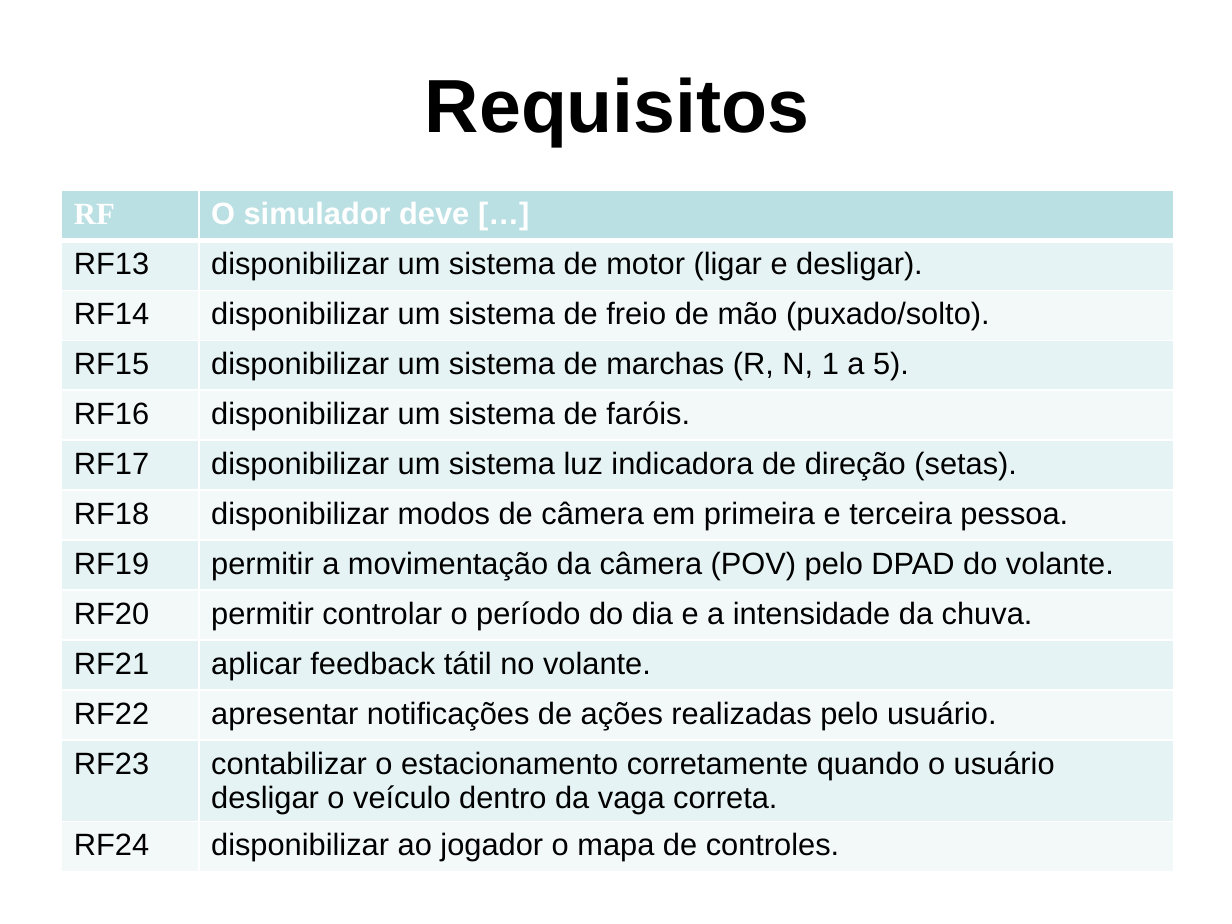
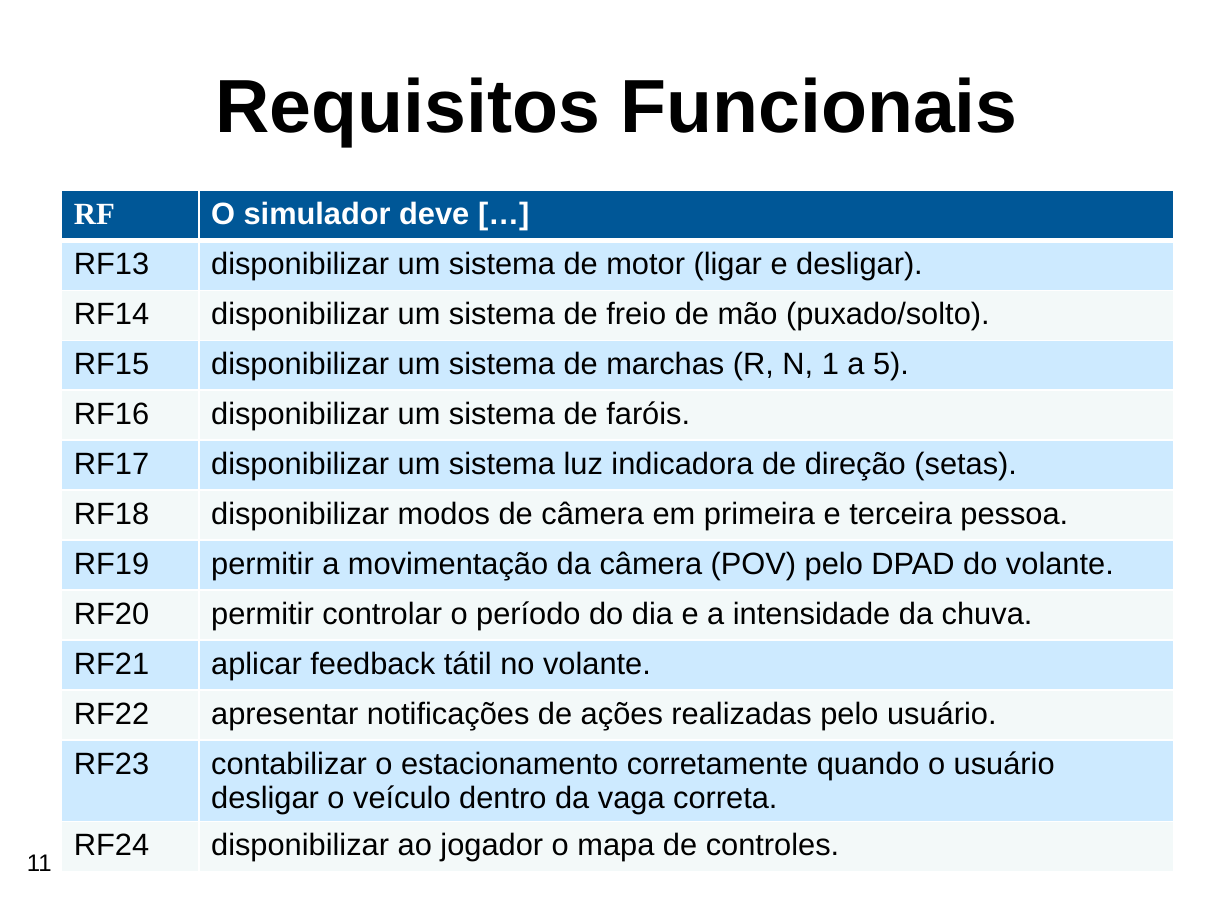
Before and after one commit to gustavobruder/furb-bcc-tcc-2026, a slide deck: slide 11 of Documentos/Apresentacao-TCC-BCC-GustavoBaroniBruder.pptx. Drawn at 1232x924 pixels with LibreOffice and Linux fonts; fonts in the diff are those of the drawing; background and template pictures are left out. Boxes give left, top, right and bottom in pixels: in the first picture for what was removed or moved away, otherwise in the second. Text is boxed around its words. In the diff, an @@ line names an element or a change of style, - is before the commit and + after.

```diff
--- a/Documentos/Apresentacao-TCC-BCC-GustavoBaroniBruder.pptx
+++ b/Documentos/Apresentacao-TCC-BCC-GustavoBaroniBruder.pptx
@@ title at [215,77,1018,146]: text changed @@
-Requisitos
+Requisitos Funcionais
@@ table at [62,191,1173,877] @@
@@ fill #BBE0E3 to #005797 in row 1 @@
@@ fill #E7F3F4 to #CDEAFF in 12 cells @@
@@ page number added at [27,854,52,871], 14 pt, text #000000 @@
+11
```
Also in this commit, not shown: 27 other slides changed, 16 slides added, 3 slides removed, 1 other file.
